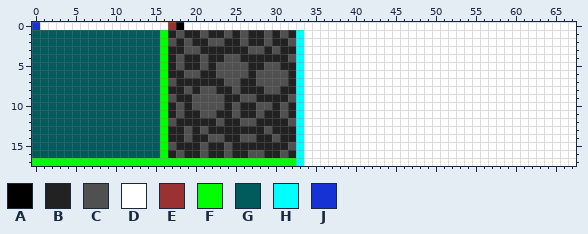
One commit to this sprite sheet: gfx/tiles.png. Above: the version before the commit.
The file is 68x18 pixels.
Palette (. is transparent): A #000000  B #222222  C #505050  D #ffffff  E #9b3232  F #00ff00  G #005b5c  H #00ffff  J #1732d4
The same view after the edit:
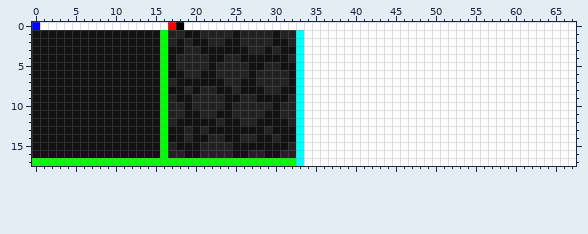
Edits made:
{"colour":"E","old":"#9b3232","new":"#ff0000"}
{"colour":"G","old":"#005b5c","new":"#111111"}
{"colour":"J","old":"#1732d4","new":"#0000ff"}
{"y":1,"x":18,"old":"CBBC","new":"BGGB"}
{"y":1,"x":24,"old":"CBC","new":"BGB"}
{"y":1,"x":29,"old":"CBC","new":"BGB"}
{"y":2,"x":17,"old":"CBCBBCCBBC","new":"BGBGGBBGGB"}
{"y":2,"x":29,"old":"CBBC","new":"BGGB"}
{"y":3,"x":17,"old":"BBCCBBBBBBCCBCBB","new":"GGBBGGGGGGBBGBGG"}
{"y":4,"x":17,"old":"BC","new":"GB"}
{"y":4,"x":21,"old":"CBBCCBBBBBBC","new":"BGGBBGGGGGGB"}
{"y":5,"x":17,"old":"BC","new":"GB"}
{"y":5,"x":21,"old":"CBCCCCBBCCBB","new":"BGBBBBGGBBGG"}
{"y":6,"x":17,"old":"BBCCBBCCCCBCCCCB","new":"GGBBGGBBBBGBBBBG"}
{"y":7,"x":17,"old":"CBBBBBBCCBBCCCCB","new":"BGGGGGGBBGGBBBBG"}
{"y":8,"x":17,"old":"BBCBCCBBCBBBCCBB","new":"GGBGBBGGBGGGBBGG"}
{"y":9,"x":17,"old":"CBBCCCCBBCCBBBBC","new":"BGGBBBBGGBBGGGGB"}
{"y":10,"x":18,"old":"CBCCCCBC","new":"BGBBBBGB"}
{"y":10,"x":28,"old":"CCBC","new":"BBGB"}
{"y":11,"x":18,"old":"CBBCCBBC","new":"BGGBBGGB"}
{"y":11,"x":28,"old":"CBBC","new":"BGGB"}
{"y":12,"x":17,"old":"CBBBBBCBBCCBBBBC","new":"BGGGGGBGGBBGGGGB"}
{"y":13,"x":17,"old":"BBCBCBBBBBBBCBBB","new":"GGBGBGGGGGGGBGGG"}
{"y":14,"x":17,"old":"BBCBBCCBBCCBBCBB","new":"GGBGGBBGGBBGGBGG"}
{"y":15,"x":17,"old":"CBBBC","new":"BGGGB"}
{"y":15,"x":24,"old":"CBBBBBBBC","new":"BGGGGGGGB"}
{"y":16,"x":18,"old":"CBBC","new":"BGGB"}
{"y":16,"x":24,"old":"CBBCCBBC","new":"BGGBBGGB"}
